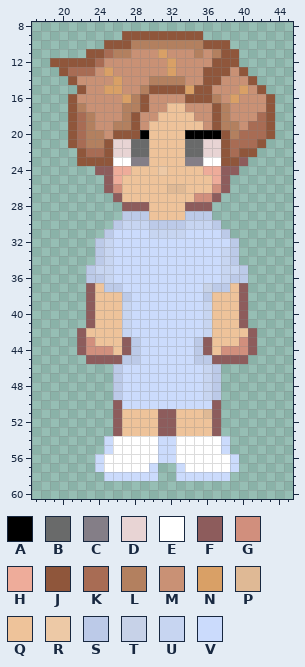
Pixel-art file: Assets_Source/Aseprite/Characters/Aseprite files/Bagunça/TUDO64PX.aseprite. Above: the version before the commit.
64x64 pixels, 1 frame. Colours within 5 levels of each other are drawn and written as one. Shown: x 17..45, y 8..60.
Palette (. is transparent): A #000000  B #696a6a  C #847e87  D #e8d4d4  E #ffffff  F #8d5c5c  G #d18f7d  H #eeac9a  J #8f563b  K #a86c54  L #b3805f  M #c99175  N #d9a066  P #dfb995  Q #eec39a  R #edc9a6  S #bccae8  T #c7d2e8  U #c7d5f1  V #cbdbfc
The same view after the edit:
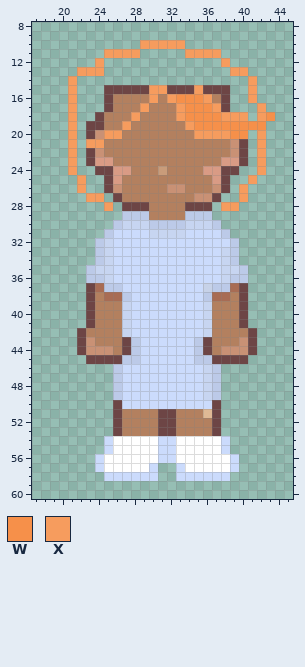
Colours new in this view: W #f6904a  X #f69c5e
The exact change:
layer "base BS - front" now shown
layer "base - front" now hidden
layer "NPC Patient 1 - hair n face" now hidden
layer "NPC Patient 6 - hair n face" added
@@ palette @@
-F #8d5c5c
+F #6d4545
-H #eeac9a
+H #d99b85
-R #edc9a6
+R #c99c7a
@@ x 17..45 @@
  8 .............................
- 9 ..........JJJJJJJJJ..........
-10 ........JJJLLLLLLLLJJJ.......
-11 ......JJKLLMMMNMMMLMLJJ......
-12 ..JJJJJKMMMMMMMNMMMMJJJ......
-13 ...JKKKMNMMMMMMNMMMJJJMJ.....
-14 ....JMMMMNMMMLLLLMMJJMMMJ....
-15 .....JMMNNMMLJJJJNJJMMMNMJ...
-16 ....JMMMMMNLJMMMMJJJLMNMMMJ..
-17 ....JLMMMMLLJMMQQMMMJLMMMMJ..
-18 ....JKLMMMLJMMQQQQMMJLMMMKJ..
-19 ....JKLMMLLJMQQQQQQMJLLMKKJ..
-20 ....JKLLMJJJAQQQQAAAAJLKKKJ..
-21 ....JKLLJDDBBQQQQBBDDJKKKJ...
-22 .....JKKJDDBBQQQQBBDDJKJJ....
-23 .....JJJJEECCQQQQCCEEJJF.....
-24 .......FFHHQQQRQQQQHHFF......
-25 ........FHQQQQQQQQQQHF.......
-26 ........FGQQQQQPPQQQGF.......
-27 .........FQQQQQQQQGGF........
-28 ..........FFFQQQQFFF.........
-29 ..........SSSQQQQSSS.........
+ 9 .............................
+10 ............XXXXX............
+11 ........XXXX.....XXXX........
+12 .......X.............X.......
+13 .....XXX..............XX.....
+14 ....X...................X....
+15 ....X...FFFFFXXFFFXFFF..X....
+16 ....X...FLLLLXLXWWWXLF..X....
+17 ....X...FLLLXLLLXWWWXF...X...
+18 ....X..FLLLXLLLLXWWWWXXX.XW..
+19 ....X.FFLLXLLLLLLXWWWWWWWW...
+20 ....X.FMXXLLLLLLLLXXXXWW.X...
+21 ....X.XXLLLLLLLLLLLLLLMF.X...
+22 ....X.FMLLLLLLLLLLLLLLMF.X...
+23 ....X.FHHLLLLLLLLLLLLHHF.X...
+24 ....X..FFHHLLLRLLLLHHFF..X...
+25 .....X..FHLLLLLLLLLLHF..X....
+26 .....X..FMLLLLLMMLLLMF.X.....
+27 ......XX.FLLLLLLLLMMF..X.....
+28 ........X.FFFLLLLFFF.XX......
+29 ..........SSSLLLLSSS.........
 30 .........SUUUSSSSUUUS........
@@ x 17..45 @@
 36 ......SSUVVVVVVVVVVVVUSS.....
-37 ......FQSSVVVVVVVVVTSSQF.....
-38 ......FQQQSVVVVVVVVSQQQF.....
-39 ......FQQQUVVVVVVVVUQQQF.....
-40 ......FQQQUVVVVVVVVUQQQF.....
-41 ......FQQQUVVVVVVVVUQQQF.....
-42 .....FQQQQUVVVVVVVVUQQQQF....
-43 .....FGQQQFSVVVVVVSFQQQGF....
-44 .....FGGGQFSVVVVVVSFQGGGF....
+37 ......FKSSVVVVVVVVVTSSKF.....
+38 ......FLKKSVVVVVVVVSKKLF.....
+39 ......FLLLUVVVVVVVVULLLF.....
+40 ......FLLLUVVVVVVVVULLLF.....
+41 ......FLLLUVVVVVVVVULLLF.....
+42 .....FLLLLUVVVVVVVVULLLLF....
+43 .....FMLLLFSVVVVVVSFLLLMF....
+44 .....FMMMLFSVVVVVVSFLMMMF....
 45 ......FFFFSSVVVVVVSSFFFF.....
@@ x 25..38 @@
 50 .FVVVVVVVVVVF.
-51 .FQQQQFFQQQPF.
-52 .FQQQQFFQQQQF.
-53 .FQQQQFFQQQQF.
+51 .FLLLLFFLLLPF.
+52 .FLLLLFFLLLLF.
+53 .FLLLLFFLLLLF.
 54 VEEEEEVVEEEEEV
Boxes around the changes in both pictures, in picture pixels (x1, y1, x2, y2):
changed: (50, 31, 275, 220)
changed: (77, 283, 131, 364)
changed: (203, 283, 257, 364)
changed: (113, 400, 221, 436)
